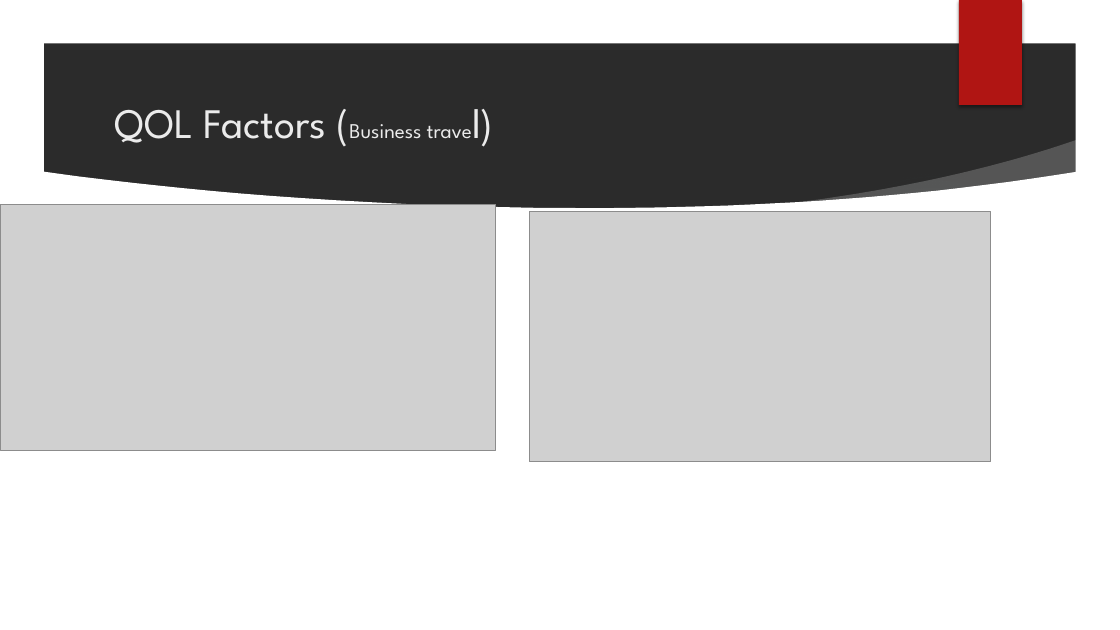
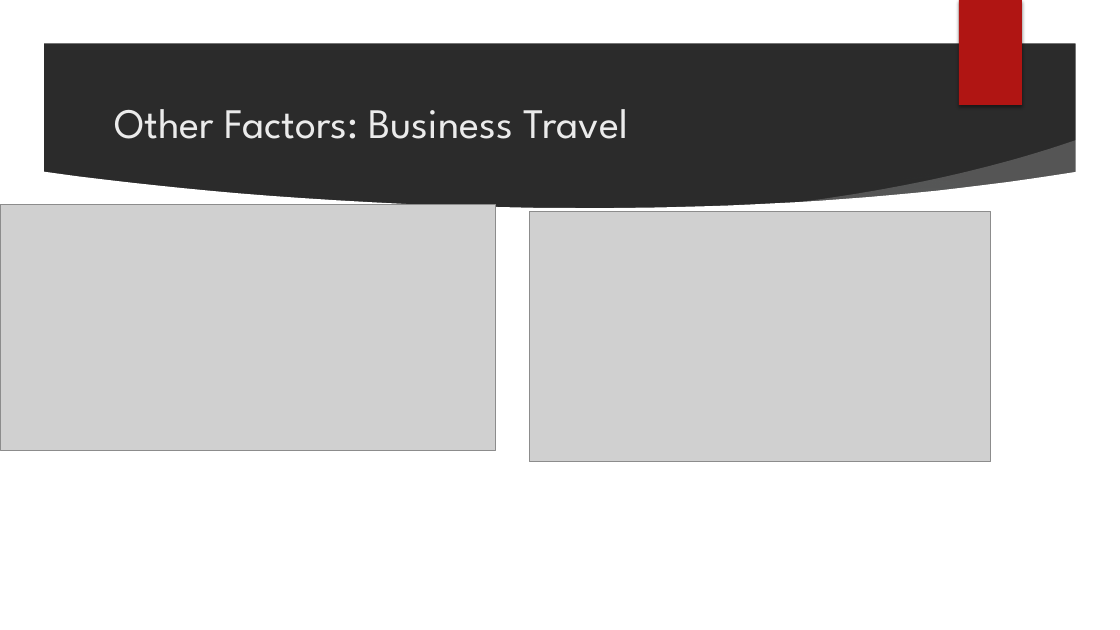
Before and after one commit to Ujustwaite/DDS_Case_Study_2, a slide deck: slide 12 of DraftPresentation.pptx (slide 10 before the commit). Drawn at 1120x630 pixels with LibreOffice and Linux fonts; fonts in the diff are those of the drawing; grey boxes stand for pictures; background and template pictures are left out; a plain dark background stands for a picture behind light text. Boxes give left, top, right and bottom in pixels: in the first picture for what was removed or moved away, otherwise in the second. Text is boxed around its words. In the diff, an @@ line names an element or a change of style, - is before the commit and + after.

```diff
--- a/DraftPresentation.pptx
+++ b/DraftPresentation.pptx
@@ title at <box>114,109,628,139</box>: text changed @@
-QOL Factors (Business travel)
+Other Factors: Business Travel
```
Also in this commit, not shown: 3 slides added, 1 slide removed.
